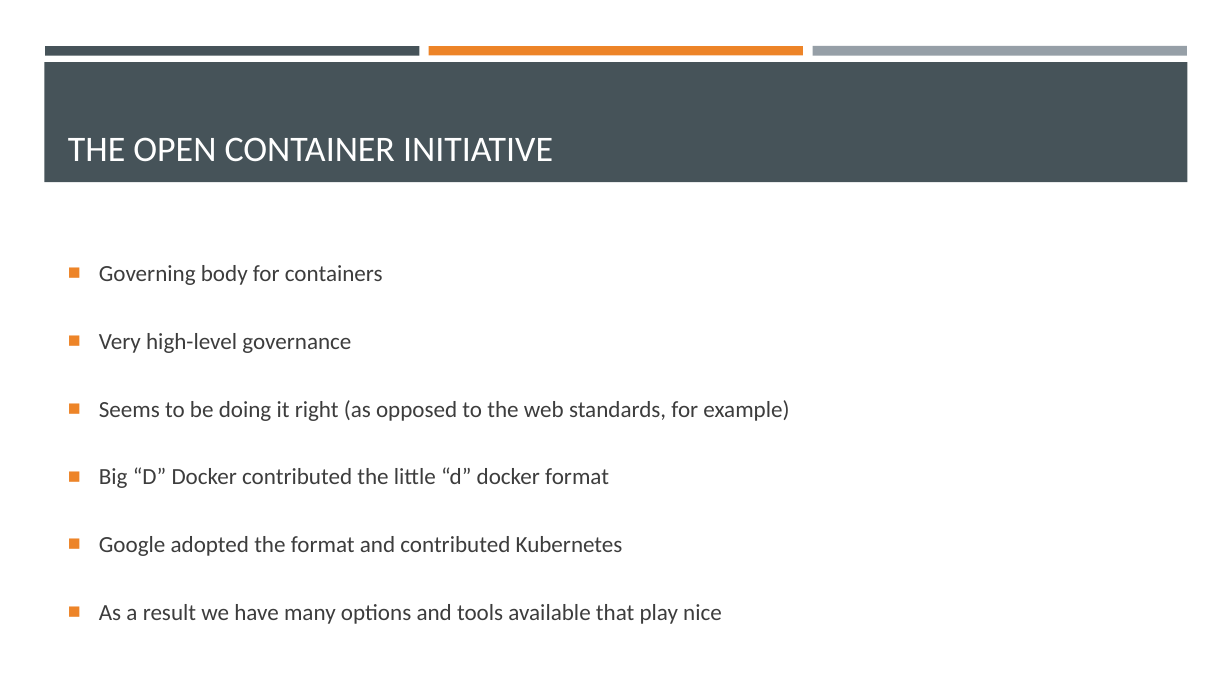
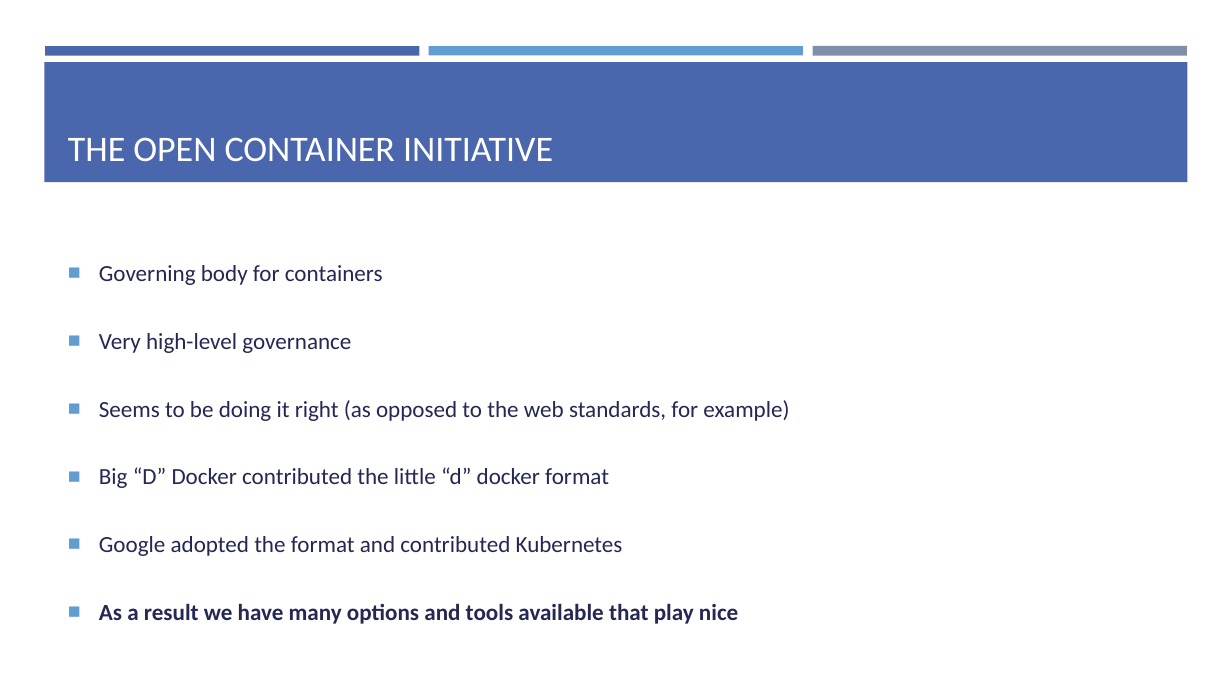
Before and after one commit to EnterpriseProductsLP/introduction-to-docker, a slide deck: slide 24 of presentation/presentation.pptx. Drawn at 1232x693 pixels with LibreOffice and Linux fonts; fonts in the diff are those of the drawing. Boxes give left, top, right and bottom in pixels: in the first picture for what was removed or moved away, otherwise in the second. Text is boxed around its words. In the diff, an @@ line names an element or a change of style, - is before the commit and + after.

```diff
--- a/presentation/presentation.pptx
+++ b/presentation/presentation.pptx
@@ rectangle at box(45, 46, 420, 55): fill #465359 to #4A66AC @@
@@ rectangle at box(429, 46, 803, 55): fill #ED8428 to #629DD1 @@
@@ rectangle at box(812, 46, 1187, 56): fill #969FA7 to #7F8FA9 @@
@@ rectangle at box(44, 62, 1188, 182): fill #465359 to #4A66AC @@
@@ text "Governing body for containers" at box(99, 265, 789, 624): text colour #3D3D3D to #242852; bold on in "As a result we have many options ..."; bullet colour #ED8428 to #629DD1 @@
```
Also in this commit, not shown: 39 other slides changed, 1 slide added, 1 other file.
